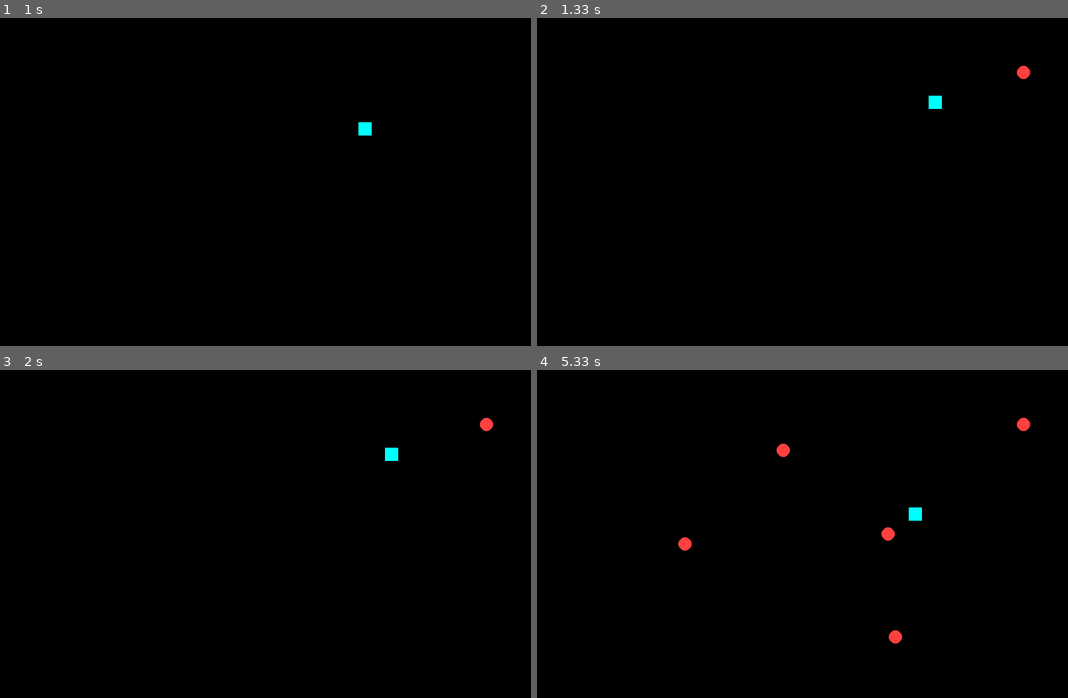
Above: before the commit, frames 1-4 (two rows, left to right).
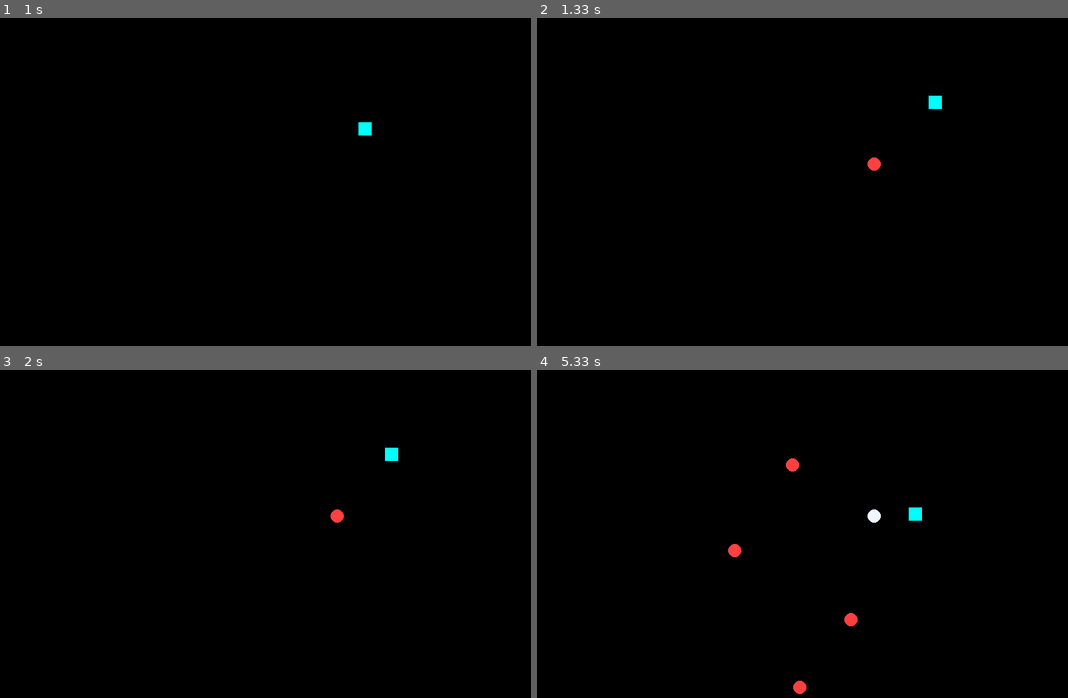
Above: after the commit, the same moments.

Repository: Sophiya-ai/pygame_lesson_OB05
Game: pygame game, started from survival_game.py
Same seed, same stepped clock (60 frames per second), same inputs: the game is played once before the commit and once after it.
Inputs:
- Up to frame 1 (1 s): hold Right 0.33-0.8 s; hold Up from 0.83 s (still down)
- Up to frame 2 (1.33 s): release Up at 1.13 s; hold Right from 1.17 s (still down)
- Up to frame 3 (2 s): release Right at 1.63 s; hold Left from 1.67 s (still down)
- Up to frame 4 (5.33 s): release Left at 2.2 s; hold Down 2.23-2.53 s; hold Left 2.57-2.97 s; hold Up 3-3.37 s; hold Right 3.4-4.03 s; hold Down 4.07-4.43 s; hold Left 4.47-4.93 s; hold Right from 4.97 s (still down)

Frame 1 is identical in both runs. In frame 2, 0.2% of the frame differs, in the area x 62-93%, y 14-47%; in frame 3, 0.2%; in frame 4, 0.8%, in the area x 26-93%, y 14-99%.

Commit message:
added color enemy_hit and correct hit

Diff:
--- a/config.py
+++ b/config.py
@@ -14,6 +14,7 @@
 ENEMY_SIZE = 20
 ENEMY_EMERGE_GAP = 1000
 ENEMY_COLOR = "brown1"
+ENEMY_COLOR_HIT = "aliceblue"
 
 #шрифт
 type = "Arial"
--- a/survival_game.py
+++ b/survival_game.py
@@ -32,9 +32,10 @@
         x = rand.randint(0,conf.WIDTH - conf.ENEMY_SIZE)
         y = rand.randint(0,conf.HEIGHT - conf.ENEMY_SIZE)
         self.rect = pg.Rect(x, y, conf.ENEMY_SIZE, conf.ENEMY_SIZE)
+        self.color = conf.ENEMY_COLOR
 
     def draw(self,screen):
-        pg.draw.circle(screen,conf.ENEMY_COLOR, self.rect.center, conf.ENEMY_SIZE // 2)
+        pg.draw.circle(screen, self.color, self.rect.center, conf.ENEMY_SIZE // 2)
 
 #порождаем врагов
 def emerge_enemies():
@@ -44,6 +45,8 @@
 def collision():
     for e in enemies:
         if player.rect.colliderect(e.rect):
+            enemies_hit.append(e)
+            enemies.remove(e)
             return True
     return False
 
@@ -60,6 +63,7 @@
 
 player = Player(conf.PLAYER_LIFES)
 enemies = []
+enemies_hit = []
 emerge_enemy_event = pg.USEREVENT + 1
 pg.time.set_timer(emerge_enemy_event, conf.ENEMY_EMERGE_GAP) #установили таймер для создания события
                                                             # emerge_enemy_event через заданный интервал
@@ -89,23 +93,24 @@
     #запускаем функцию движения из класса Игрок
     player.move(dx, dy)
 
-    # запускаем функцию проверки столкновений (не более заданного в config числа жизней)
+    # запускаем функцию проверки столкновений (уменьшаем число жизней)
     if collision():
         player.lifes -= 1
-        print(player.lifes)
-
-
-    if player.lifes == 0:
-        screen.fill(conf.SCREEN_COLOR)    #очищаем экран, залив его цветом
-        text = font.render("Вы потратили все жизни! Игра окончена!", True, conf.color)
-        text_rect = text.get_rect(center = (400,300))
-        screen.blit(text,text_rect) #отрисовка текста на экране
-        running = False
 
     # запускаем функции отрисовки draw из класов игрока и врагов
     player.draw(screen)
     for e in enemies:
         e.draw(screen)
+    for e in enemies_hit:
+        e.color = conf.ENEMY_COLOR_HIT
+        e.draw(screen)
+
+    if player.lifes == 0:
+        screen.fill(conf.SCREEN_COLOR)  # очищаем экран, залив его цветом
+        text = font.render("Вы потратили все жизни! Игра окончена!", True, conf.color)
+        text_rect = text.get_rect(center = (400,300))
+        screen.blit(text,text_rect) #отрисовка текста на экране
+        running = False
 
     #обновляем экран
     pg.display.flip()
